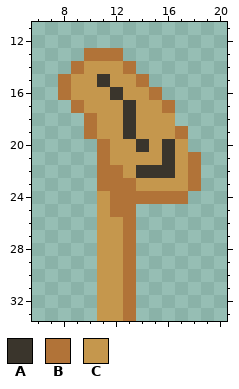
Pixel-art sprite -- skylt (ner).png. The picture above was drawn from the file before the commit.
The file is 25x34 pixels. Shown: x 6..20, y 11..33.
Palette (. is transparent): A #3a352c  B #b17338  C #c5974d
After:
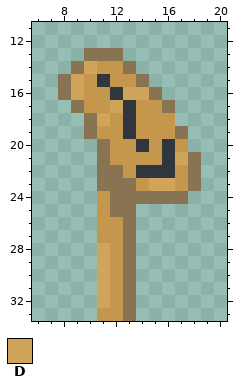
Colours new in this view: D #d0a55a
Diff:
@@ palette @@
-A #3a352c
+A #2f363e
-B #b17338
+B #887452
@@ x 6..20 @@
 13 ....BBB........
-14 ...BCCCB.......
-15 ..BCCACCB......
-16 ..BCCCACCB.....
-17 ...BCCCACCB....
-18 ....BCCACCC....
+14 ...BDCCB.......
+15 ..BDCACCB......
+16 ..BDCCADDB.....
+17 ...BCCDACCB....
+18 ....BDCACCC....
 19 ....BCCACCCB...
 20 .....BCCACAC...
-21 .....BCCCCACB..
+21 .....BCCCCADB..
 22 .....BBCAAACB..
-23 .....BBBCCCCB..
+23 .....BBBCDDCB..
 24 .....CBBBBBB...
@@ x 9..13 @@
 27 ..CCB
-28 ..CCB
-29 ..CCB
-30 ..CCB
-31 ..CCB
-32 ..CCB
+28 ..DCB
+29 ..DCB
+30 ..DCB
+31 ..DCB
+32 ..DCB
 33 ..CCB
Boxes around the changes in both pictures, in picture pixels (x1, y1, x2, y2):
changed: (58, 48, 201, 321)
